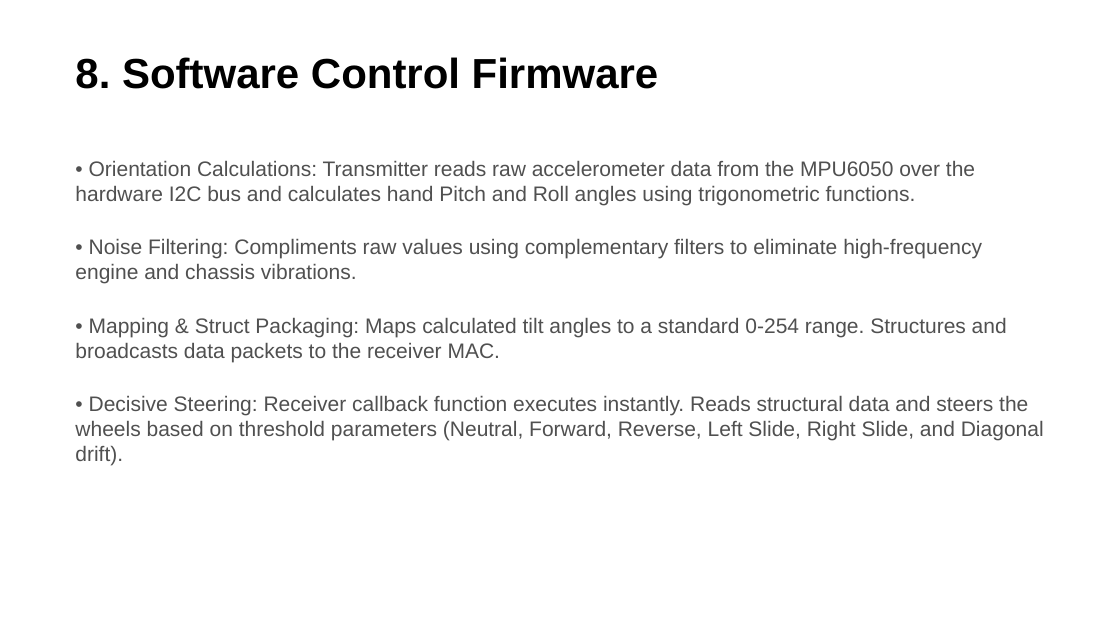
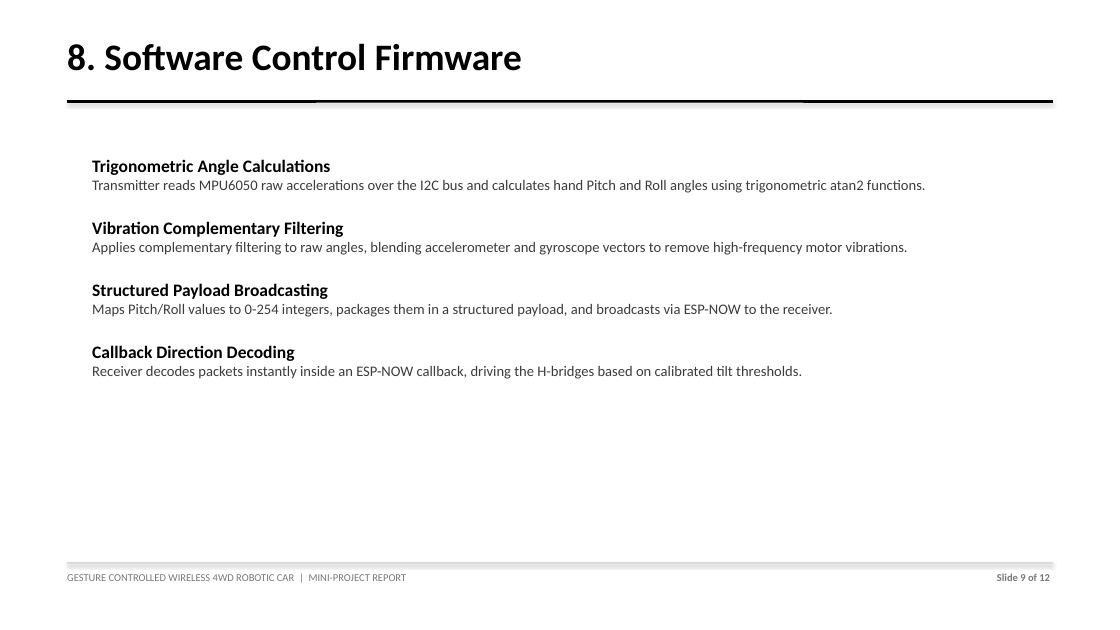
Before and after one commit to Biraj2004/Gesture-Controlled-Car, a slide deck: slide 9 of Gesture-Controlled-Car-Presentation.pptx. Drawn at 1120x630 pixels with LibreOffice and Linux fonts; fonts in the diff are those of the drawing. Boxes give left, top, right and bottom in pixels: in the first picture for what was removed or moved away, otherwise in the second. Text is boxed around its words. In the diff, an @@ line names an element or a change of style, - is before the commit and + after.

```diff
--- a/Gesture-Controlled-Car-Presentation.pptx
+++ b/Gesture-Controlled-Car-Presentation.pptx
@@ text "8. Software Control Firmware": place and size @@
-text "8. Software Control Firmware" at [75,57,659,89]
+text "8. Software Control Firmware" at [67,43,522,71]
@@ text "8. Software Control Firmware" at [67,43,522,71]: size 36 to 32 pt, font Arial to Calibri @@
@@ rectangle added at [67,101,1053,102], fill #000000, outline #000000 0.75 pt @@
@@ text at [92,159,926,379]: text changed; size 18 to 12.5 pt; font Arial to Calibri; text colour #505050 to #3C3C3C @@
-• Orientation Calculations: Transmitter reads raw accelerometer data from the MPU6050 over the hardware I2C bus and calculates hand Pitch and Roll angles using trigonometric functions.
-• Noise Filtering: Compliments raw values using complementary filters to eliminate high-frequency engine and chassis vibrations.
-• Mapping & Struct Packaging: Maps calculated tilt angles to a standard 0-254 range. Structures and broadcasts data packets to the receiver MAC.
-• Decisive Steering: Receiver callback function executes instantly. Reads structural data and steers the wheels based on threshold parameters (Neutral, Forward, Reverse, Left Slide, Right Slide, and Diagonal drift).
+Trigonometric Angle Calculations
+Transmitter reads MPU6050 raw accelerations over the I2C bus and calculates hand Pitch and Roll angles using trigonometric atan2 functions.
+Vibration Complementary Filtering
+Applies complementary filtering to raw angles, blending accelerometer and gyroscope vectors to remove high-frequency motor vibrations.
+Structured Payload Broadcasting
+Maps Pitch/Roll values to 0-254 integers, packages them in a structured payload, and broadcasts via ESP-NOW to the receiver.
+Callback Direction Decoding
+Receiver decodes packets instantly inside an ESP-NOW callback, driving the H-bridges based on calibrated tilt thresholds.
@@ rectangle added at [67,563,1053,564], fill #DCDCDC, outline #DCDCDC 0.75 pt @@
@@ text added at [67,574,406,581], 9 pt, text #787878 @@
+GESTURE CONTROLLED WIRELESS 4WD ROBOTIC CAR | MINI-PROJECT REPORT
@@ text added at [997,573,1050,581], 9 pt, text #787878, bold @@
+Slide 9 of 12
```
Also in this commit, not shown: 10 other slides changed, 1 slide added, 1 slide removed, 2 other files.
